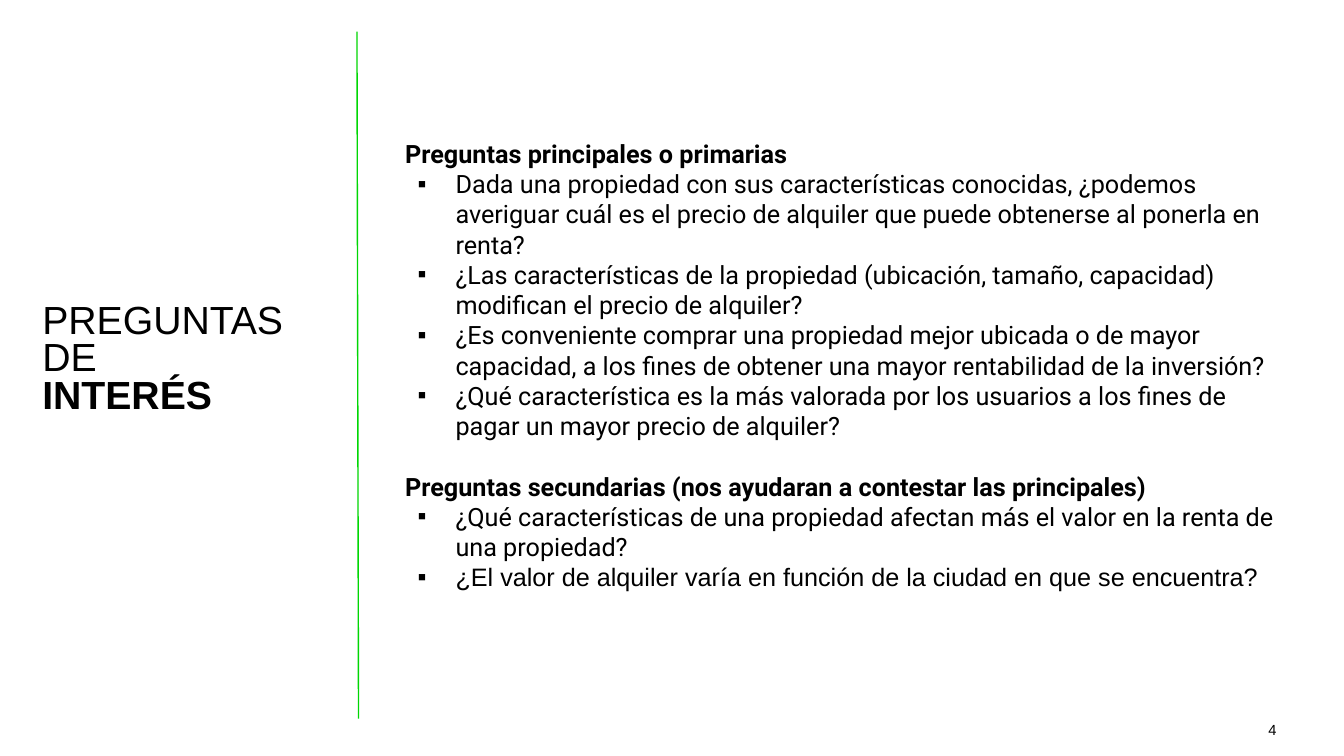
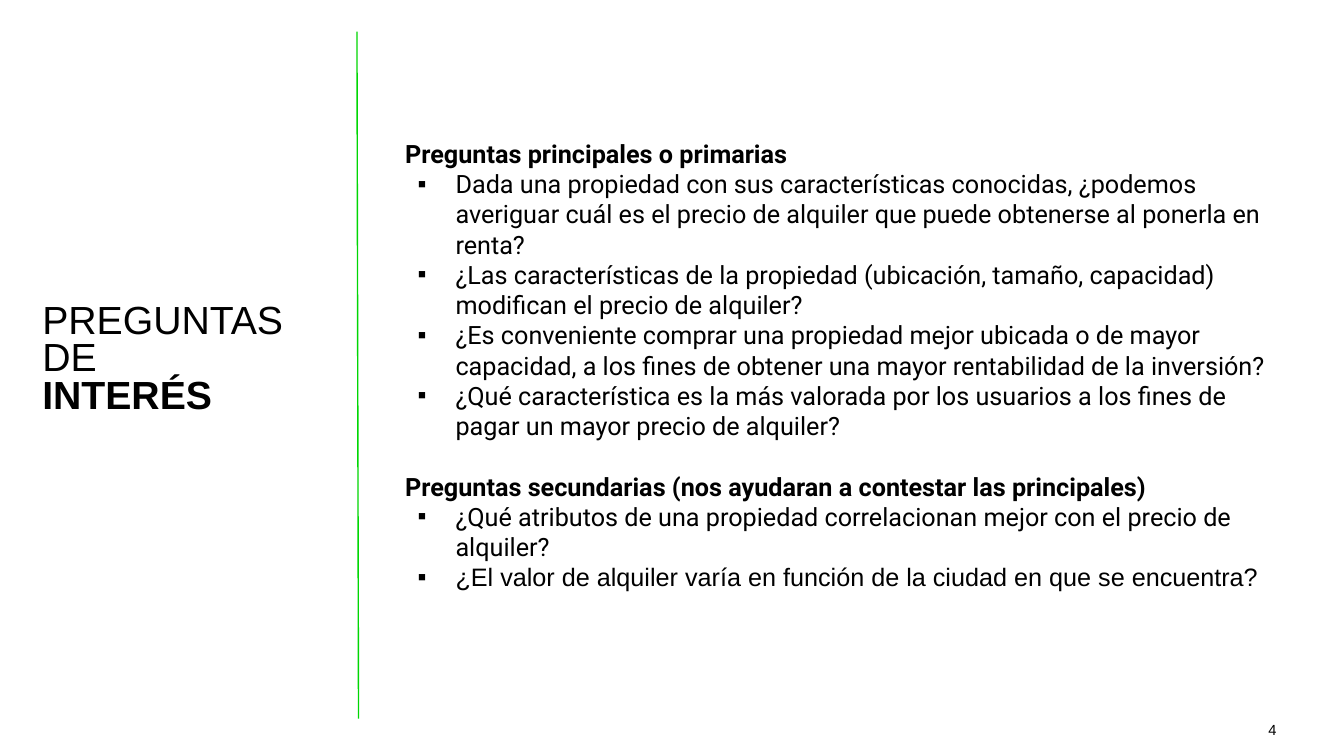
Before and after one commit to tekluis/CoderHouse, a slide deck: slide 4 of 11-PRESENTACION_TEK.pptx. Drawn at 1344x756 pixels with LibreOffice and Linux fonts; fonts in the diff are those of the drawing. Boxes give left, top, right and bottom in pixels: in the first picture for what was removed or moved away, otherwise in the second. Text is boxed around its words. In the diff, an @@ line names an element or a change of style, - is before the commit and + after.

```diff
--- a/11-PRESENTACION_TEK.pptx
+++ b/11-PRESENTACION_TEK.pptx
@@ text at [456, 507, 1231, 561]: text changed @@
-▪ ¿Qué características de una propiedad afectan más el valor en la renta de una propiedad?
+▪ ¿Qué atributos de una propiedad correlacionan mejor con el precio de alquiler?
```
Also in this commit, not shown: 3 other slides changed, 6 slides added, 6 slides removed.
